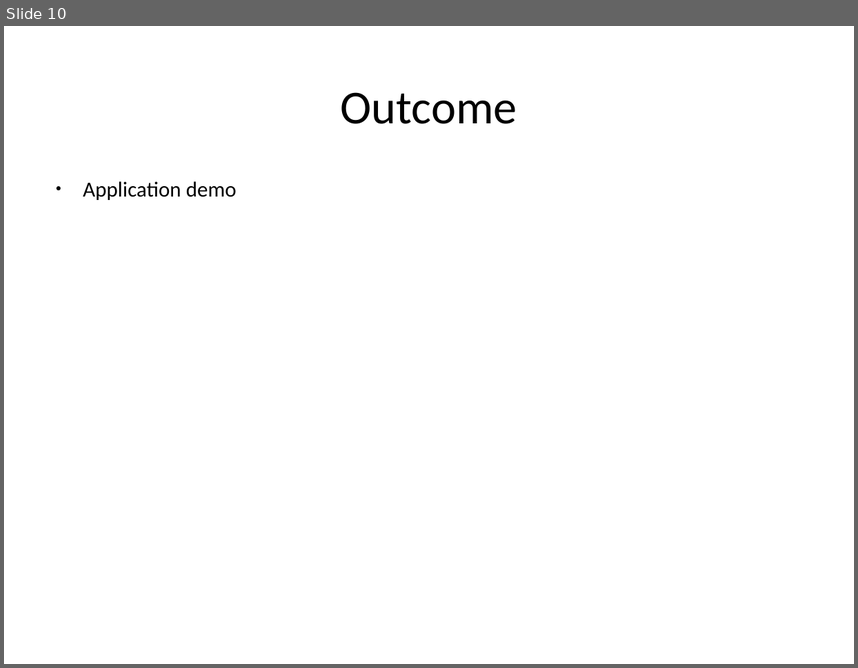
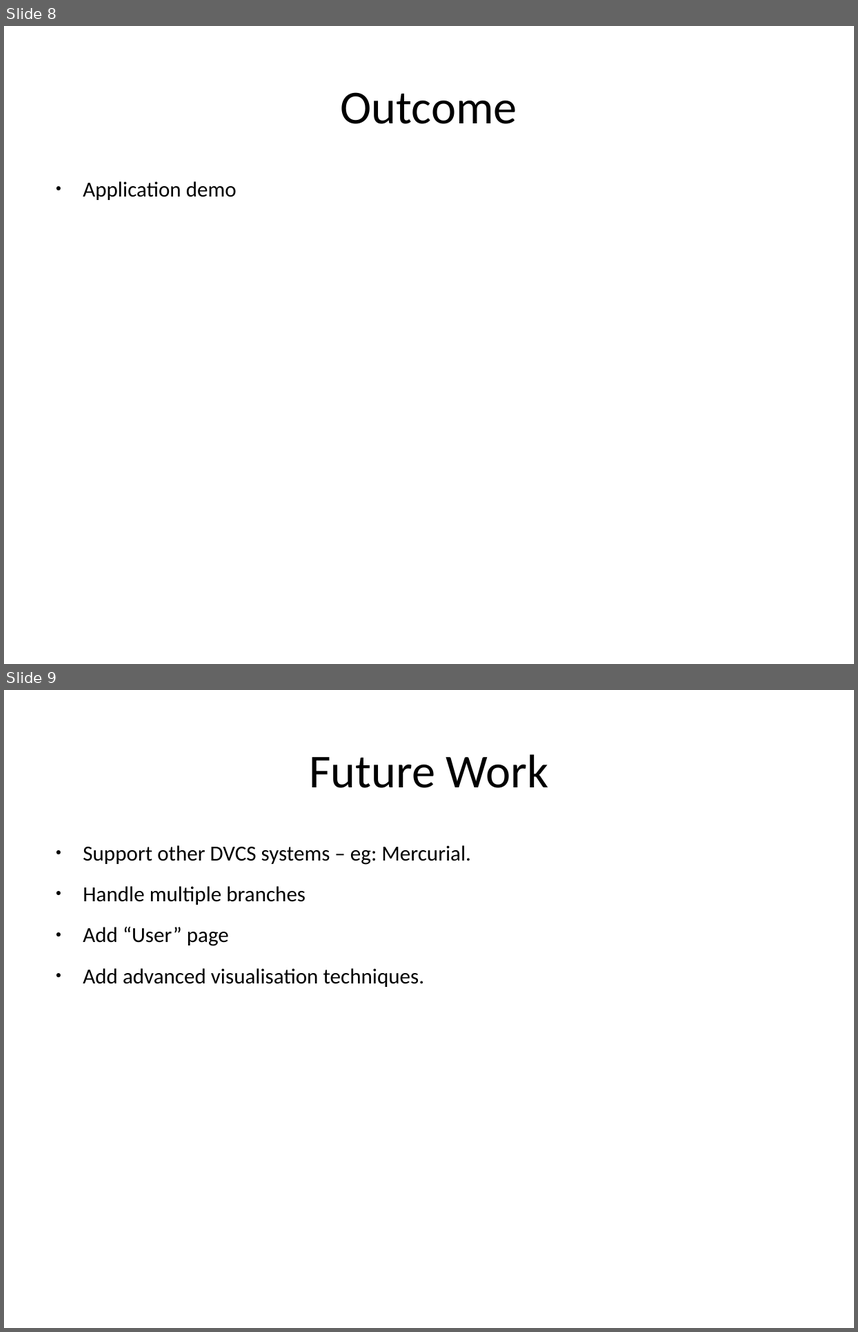
Before and after one commit to btbytes/treehopper, a slide deck: presentation/treehopper.odp. Shown one above the other, each under a label of ours: slide 10 before the commit, slides 8 and 9 after it. The pictures are 858x668 and 858x1332 pixels, drawn with LibreOffice and Linux fonts; fonts in the diff are those of the drawing. Boxes give left, top, right and bottom in pixels: in the first picture for what was removed or moved away, otherwise in the second. Text is boxed around its words. In the diff, an @@ line names an element or a change of style, - is before the commit and + after.

```diff
--- a/presentation/treehopper.odp
+++ b/presentation/treehopper.odp
@@ slide 9 added at <box>4,690,854,1328</box>, background #FFFFFF @@
@@ title added at <box>309,754,548,788</box>, 44 pt, text #000000 @@
+Future Work
@@ text added at <box>83,845,471,987</box>, 20 pt, text #000000 @@
+● Support other DVCS systems – eg: Mercurial.
+● Handle multiple branches
+● Add “User” page
+● Add advanced visualisation techniques.
@@ what was slide 10 is now slide 8 @@
```
Also in this commit, not shown: 3 slides changed, 3 other slides added, 8 slides removed, 2 other files.
